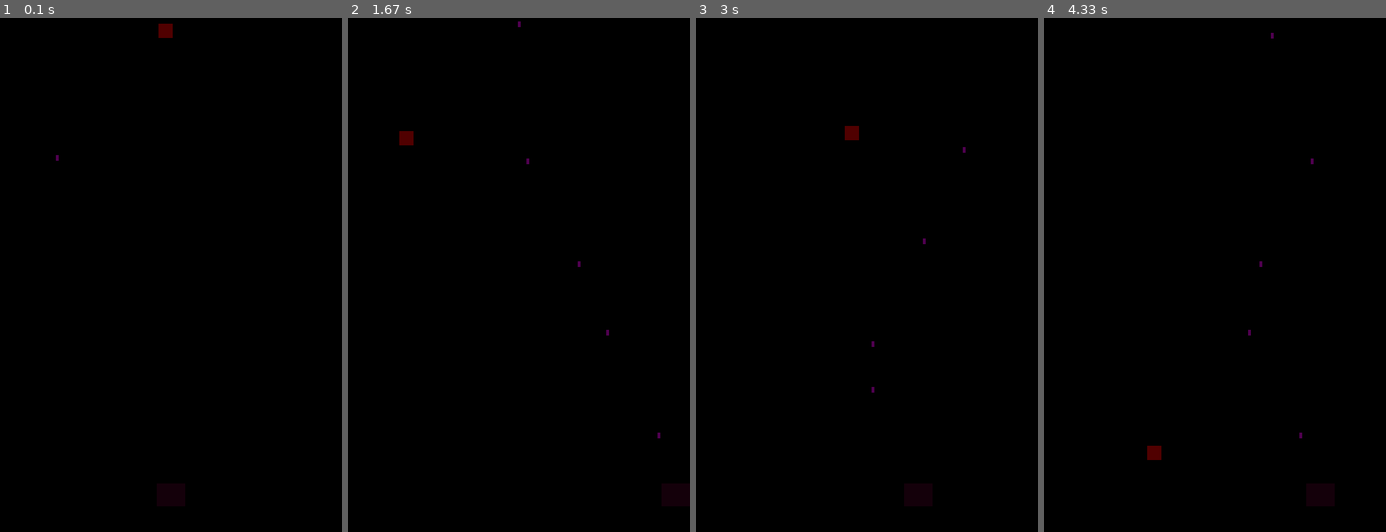
Above: before the commit, frames 1-4 (left to right).
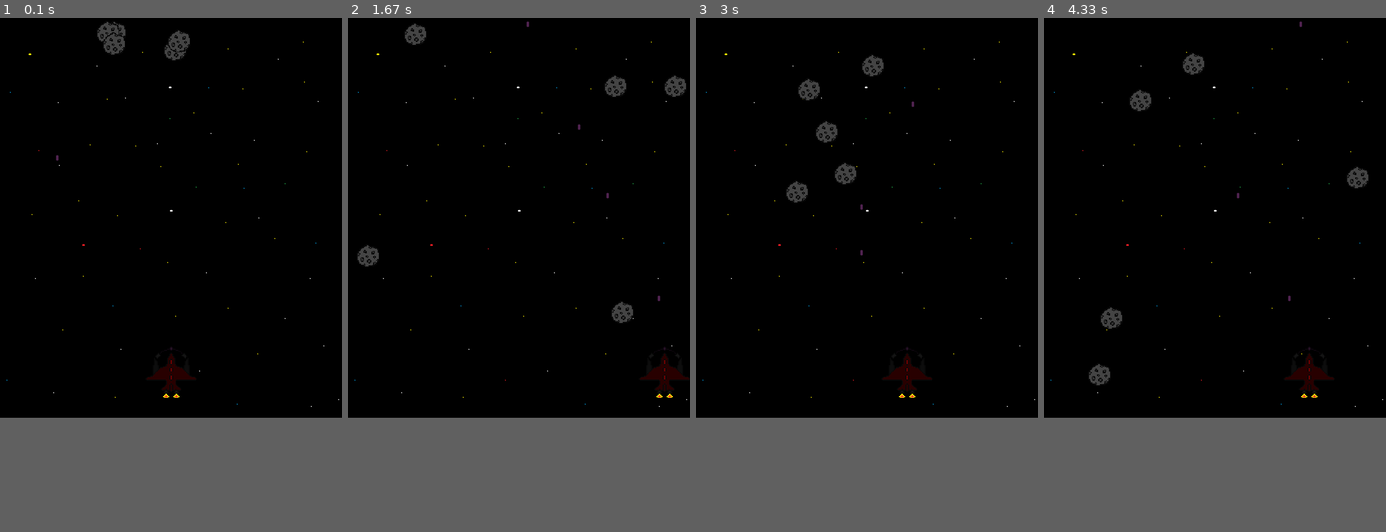
Above: after the commit, the same moments.

Repository: Randomperson999/Python-2020
Game: pygame game, started from shmup/main.py
Same seed, same stepped clock (60 frames per second), same inputs: the game is played once before the commit and once after it.
Inputs:
- Up to frame 1 (0.1 s): no input
- Up to frame 2 (1.67 s): tap Space at 0.33, 0.73, 1.03, 1.23, 1.53 s; hold Right 0.67-1.13 s; hold Right 1.17-1.63 s
- Up to frame 3 (3 s): hold Left 1.67-2.2 s; tap Space at 1.73, 2.03, 2.3, 2.6, 2.73 s; hold Left 2.23-2.63 s; hold Right from 2.67 s (still down)
- Up to frame 4 (4.33 s): tap Space at 3.03, 3.4, 3.7, 3.9, 4.2 s; release Right at 3.3 s; hold Left 3.33-3.8 s; hold Right 3.83-4.3 s
In our replay, the window is 600x900 before the commit and 600x700 after it. These sizes can differ from the game's own. Grey fills any space a smaller window leaves; there, only what the larger window draws over its background counts as a difference.

The runs differ from the first frame. In frame 1, 1.0% of the frame differs, in the area x 1-100%, y 0-76%; in frame 2, 1.4%, in the area x 1-100%, y 0-82%; in frame 3, 1.3%; in frame 4, 1.4%.

Commit message:
aaaaaahhh

Diff:
--- /dev/null
+++ b/PycharmProjects/pythonProject/main.py
@@ -0,0 +1,135 @@
+import pygame as pg
+import random as r
+import math as m
+from os import *
+
+# Game object classes
+#------------------------------
+
+class Player(pg.sprite.Sprite):
+    def __init__(self):
+        super(Player, self).__init__()
+        self.image = pg.Surface((50, 40))
+        self.image.fill(GREEN)
+        self.rect = self.image.get_rect()
+        self.rect.centerx = (WIDTH/2)
+        self.rect.bottom = (HEIGHT-(HEIGHT*.05))
+        self.speedx = 0
+
+    def update(self):
+        self.rect.x += self.speedx
+
+
+class Npc(pg.sprite.Sprite):
+    def __init__(self):
+        super(Npc, self).__init__()
+        self.image = pg.Surface((25,25))
+        self.image.fill(RED)
+        self.rect = self.image.get_rect()
+        self.rect.centerx = (WIDTH / 2)
+        self.rect.top = (0)
+        self.speedy = 0
+
+    def update(self):
+        self.rect.y += self.speedy
+#------------------------------
+
+# Constant
+HEIGHT = 650
+WIDTH = 500
+FPS = 60
+# Colors
+BLACK = (0, 0, 0)
+WHITE = (255, 255, 255)
+RED = (255, 0, 0)
+BLUE = (0, 0, 255)
+GREEN = (0, 255, 0)
+
+# Others
+
+title = "Asteroid Thing"
+
+# initialize pygame and create window
+
+pg.init()
+pg.mixer.init()
+
+screen = pg.display.set_mode((WIDTH, HEIGHT))
+pg.display.set_caption(title)
+clock = pg.time.Clock()
+
+# load imgs
+
+#------------------------------
+
+# create sprite groups
+#------------------------------
+allSprites = pg.sprite.Group()
+playersGroup = pg.sprite.Group()
+npcGroup = pg.sprite.Group()
+#------------------------------
+
+# create Game Objects
+#------------------------------
+player = Player()
+npc = Npc()
+#------------------------------
+
+# add objects tp sprite groups
+#------------------------------
+playersGroup.add(player)
+npcGroup.add(npc)
+
+for i in playersGroup:
+    allSprites.add(i)
+
+for i in npcGroup:
+    allSprites.add(i)
+#------------------------------
+
+# Game Loop
+
+#----------
+
+# game update variables
+playing = True
+#----------
+
+#--------------------
+while playing:
+    # timing
+    # --------------------
+    clock.tick(FPS)
+    # --------------------
+
+    # collecting Input
+    # --------------------
+    # quitting game when closed
+    for event in pg.event.get():
+        if event.type == pg.KEYDOWN:
+            if event.key == pg.K_ESCAPE:
+                playing = False
+        if event.type == pg.QUIT:
+            playing = False
+    # --------------------
+
+    #updates
+    # --------------------
+    allSprites.update()
+    # --------------------
+
+    # render
+    # --------------------
+    screen.fill(BLACK)
+    allSprites.draw(screen)
+
+    pg.display.flip()
+    # --------------------
+
+
+
+
+
+
+
+pg.quit()
--- a/Snake/Snake.py
+++ /dev/null
@@ -1,150 +0,0 @@
-# Caleb Keller
-# Snake Game
-# 2/19/2021
-
-#imports
-
-from tkinter import *
-from PIL import ImageTk, Image
-import random
-import sys
-
-# Classes
-class Cons:
-    BOARD_WIDTH = 500
-    BOARD_HEIGHT = 500
-    DELAY = 100
-    DOT_SIZE = 10
-    MAX_RAND_POS = 27
-
-class Board(Canvas):
-
-    def __init__(self):
-        super(Board, self).__init__(width=Cons.BOARD_WIDTH,
-                                    height=Cons.BOARD_HEIGHT,
-                                    background="black", highlightthickness = 0)
-        self.initGame()
-        self.pack()
-
-    def initGame(self):
-        """initializes game"""
-        self.inGame = True
-        self.dots = 3
-        self.score = 0
-
-        # variables used to move snake object
-        self.moveX = Cons.DOT_SIZE
-        self.moveY = 0
-
-        # starting apple coordinates
-        self.appleX = 100
-        self.appleY = 190
-
-        # load images
-        self.loadImages()
-        # create Game objects
-        self.createObjects()
-        # place apple on screen
-        self.locateApple()
-        # Check if key is pressed
-        self.bind_all("<Key>", self.onKeyPressed)
-        self.after(Cons.DELAY, self.onTimer)
-
-
-    def onTimer(self):
-        '''creates a game cycle each timer event'''
-        self.drawScore()
-        self.checkCollision()
-        if self.inGame == True:
-            self.checkAppleCollision()
-            self.moveSnake()
-            self.after(Cons.DELAY, self.onTimer)
-        else:
-            self.gameOver()
-    def   checkAppleCollision(self):
-        pass
-
-    def gameOver(self):
-        pass
-
-    def checkCollision(self):
-        pass
-
-    def drawScore(self):
-        pass
-
-    def moveSnake(self):
-        pass
-
-    def onKeyPressed(self, e):
-        """controls direction variables with cursor keys"""
-        key = e.keysym
-        LEFT_CURSOR_KEY = "Left"
-        RIGHT_CURSOR_KEY = "Right"
-        UP_CURSOR_KEY = "Up"
-        DOWN_CURSOR_KEY = "Down"
-        if key == LEFT_CURSOR_KEY and self.moveX <= 0:
-            self.moveX = -Cons.DOT_SIZE
-            self.moveY= 0
-        if key == RIGHT_CURSOR_KEY and self.moveX >= 0:
-            self.moveX = Cons.DOT_SIZE
-            self.moveY= 0
-        if key == UP_CURSOR_KEY and self.moveY <= 0:
-            self.moveX = 0
-            self.moveY= -Cons.DOT_SIZE
-        if key == DOWN_CURSOR_KEY and self.moveY >=0:
-            self.moveX = 0
-            self.moveY= Cons.DOT_SIZE
-
-    def loadImages(self):
-        """load images from the disk"""
-        try:
-            self.ibody = Image.open("imgs/Body.png")
-            self.ihead = Image.open("imgs/Head.png")
-            self.iapple = Image.open("imgs/Apple.png")
-            self.body = ImageTk.PhotoImage(self.ibody)
-            self.head = ImageTk.PhotoImage(self.ihead)
-            self.apple = ImageTk.PhotoImage(self.iapple)
-
-        except IOError as e:
-            print(e)
-            sys.exit(1)
-    def createObjects(self):
-        """creates objects on Canvas"""
-        self.create_text(30, 10, text="Score {0}".format(self.score),
-                         tag="score", fill = "white")
-        self.create_image(self.appleX, self.appleY, image = self.apple,
-                          anchor = NW, tag="apple")
-        self.create_image(50, 50, image = self.head,
-                          anchor = NW, tag="head")
-        self.create_image(30, 50, image = self.body,
-                          anchor = NW, tag="body")
-        self.create_image(40, 50, image = self.body,
-                          anchor = NW, tag="body")
-
-
-    def locateApple(self):
-        """places the apple object on Canvas"""
-        apple=self.find_withtag("apple")
-        self.delete(apple[0])
-        r = random.randint(0, Cons.MAX_RAND_POS)
-        self.appleX = r * Cons.DOT_SIZE
-        r = random.randint(0, Cons.MAX_RAND_POS)
-        self.appleX =  r * Cons.DOT_SIZE
-
-        self.create_image(self.appleX, self.appleY, anchor=NW,
-                          image=self.apple, tag ="apple")
-
-class Snake(Frame):
-    def __init__(self, master):
-        super(Snake, self).__init__(master)
-        self.master.title("Snake Ripoff")
-        self.board = Board()
-        self.pack()
-
-def main():
-    root = Tk()
-    snake = Snake(root)
-    root.mainloop()
-
-main()
--- a/shmup/main.py
+++ b/shmup/main.py
@@ -1,18 +1,55 @@
+# Caleb Keller
+# 3/12/2021
+# Asteroid like game
 import pygame as pg
 import random as r
 import math
 import Colors as c
 from os import *
 
+# Game Constants
+####################################################################
+HEIGHT = 700
+WIDTH = 600
+FPS = 60
+
+
+title = "Shmup"
+
+####################################################################
+
+# Folders
+####################################################################
+game_folder = path.dirname(__file__)
+imgs_folder = path.join(game_folder, "images")
+player_imgs_folder = path.join(imgs_folder, "player")
+enemy_imgs_folder = path.join(imgs_folder, "enemy")
+bg_folder = path.join(imgs_folder, "background")
+scores_folder = path.join(game_folder, "scores")
+sounds_folder = path.join(game_folder, "sounds")
+####################################################################
+# initialize pygame and create window
+####################################################################
+pg.init()
+pg.mixer.init()
+
+screen = pg.display.set_mode((WIDTH, HEIGHT))
+pg.display.set_caption(title)
+clock = pg.time.Clock()
+####################################################################
 
 # Game object classes
 ####################################################################
+
 
 class Player(pg.sprite.Sprite):
     def __init__(self):
         super(Player, self).__init__()
-        self.image = pg.Surface((50, 40))
-        self.image.fill(c.DARK_PURPLE)
+        # self.image = pg.Surface((50, 40))
+        # self.image.fill(c.DARK_PURPLE)
+        self.image = playerImg
+        self.image = pg.transform.scale(self.image, (90, 90))
+        self.image.set_colorkey(c.BLACK)
         self.rect = self.image.get_rect()
         self.rect.centerx = (WIDTH / 2)
         self.rect.bottom = (HEIGHT - (HEIGHT * .05))
@@ -55,8 +92,11 @@
 class Bullet(pg.sprite.Sprite):
     def __init__(self, x, y):
         super(Bullet, self).__init__()
-        self.image = pg.Surface((5, 10))
-        self.image.fill(c.PURPLE)
+        # self.image = pg.Surface((5, 10))
+        # self.image.fill(c.PURPLE)
+        self.image = bulletImg
+        self.image = pg.transform.scale(self.image, (5, 10))
+        self.image.set_colorkey(c.BLACK)
         self.rect = self.image.get_rect()
         self.rect.bottom = y
         self.rect.centerx = x
@@ -68,13 +108,19 @@
             self.kill()
             # print("kill")
 
+
 class NPC(pg.sprite.Sprite):
     def __init__(self):
         super(NPC, self).__init__()
-        self.image = pg.Surface((25, 25))
-        self.image.fill(c.DARK_RED)
+        # self.image = pg.Surface((25, 25))
+        # self.image.fill(c.DARK_RED)
+        self.image = mpcImg
+        self.image = pg.transform.scale(self.image, (40, 40))
+        self.image.set_colorkey(c.BLACK)
         self.rect = self.image.get_rect()
-        self.rect.centerx = (WIDTH / 2)
+        self.radius = int(self.rect.width*.75 /2)
+        # pg.draw.circle(self.image, c.RED, self.rect.center, self.radius)
+        self.rect.centerx = ((WIDTH / 2)+r.randint(-100, 100))
         self.rect.top = (0)
         self.speedy = r.randint(1, 8)
         self.speedx = r.randint(-3, 3)
@@ -99,7 +145,7 @@
         if self.rect.bottom > HEIGHT:
             self.rect.top = 0
             self.rect.centerx = r.randint(10, 550)
-            self.speedy = r.randint(2, 5)
+            self.speedy = r.randint(1, 3)
             self.speedx = r.randint(-3, 3)
         # if self.rect.top < 0:
         #     self.rect.top = 0
@@ -116,32 +162,14 @@
     #     self.screenWrap()
 
 ####################################################################
-
-
-# Game Constants
-####################################################################
-HEIGHT = 900
-WIDTH = 600
-FPS = 60
-
-
-title = "Shmup"
-
-####################################################################
-
-# initialize pygame and create window
-####################################################################
-pg.init()
-pg.mixer.init()
-
-screen = pg.display.set_mode((WIDTH, HEIGHT))
-pg.display.set_caption(title)
-clock = pg.time.Clock()
-####################################################################
-
 # load imgs
 ####################################################################
-
+# I haven't made these yet, so it won't work.
+background = pg.image.load(path.join(bg_folder, "bg.png")).convert()
+bgRect = background.get_rect()
+playerImg = pg.image.load(path.join(player_imgs_folder, "player.png")).convert()
+mpcImg = pg.image.load(path.join(enemy_imgs_folder, "asteroid.png")).convert()
+bulletImg = pg.image.load(path.join(player_imgs_folder, "bullet.png")).convert()
 ####################################################################
 
 # create Sprite groups
@@ -156,9 +184,9 @@
 ####################################################################
 player = Player()
 npc = NPC()
-# for i in range(10):
-#     npc = NPC()
-#     npc_group.add(npc)
+for i in range(5):
+    npc = NPC()
+    npc_group.add(npc)
 bullet = Bullet(100, WIDTH/2)
 ####################################################################
 
@@ -176,7 +204,7 @@
     all_sprites.add(i)
 ####################################################################
 
-
+fails = 0
 # Game Loop
 ###################
 # game update Variables
@@ -198,7 +226,7 @@
     for event in pg.event.get():
         if event.type == pg.KEYDOWN:
             if event.key == pg.K_SPACE:
-                player.shoot( )
+                player.shoot()
             if event.key == pg.K_ESCAPE:
                 playing = False
         if event.type == pg.QUIT:
@@ -210,10 +238,14 @@
     all_sprites.update()
 
     # if npc hits plyr
-    hits = pg.sprite.spritecollide(player, npc_group, False)
+    hits = pg.sprite.spritecollide(player, npc_group, True)
+    # hits = pg.sprite.spritecollide(player, npc_group, True, pg.sprite.collide_circle())
+
     if hits:
-        playing = False
+        # playing = False
         npc.spawn()
+        fails += 1
+        print("B A D : "+str(fails))
     # if bullet hits npc
     hits = pg.sprite.groupcollide(npc_group, bullet_group, True, True)
     for hit in hits:
@@ -223,6 +255,7 @@
     ##################################################
 
     screen.fill(c.BLACK)
+    screen.blit(background, bgRect)
     all_sprites.draw(screen)
 
     pg.display.flip()
@@ -231,7 +264,3 @@
 pg.quit()
 ################################################################
 #####################
-
-# # # R U L E S # # #
-# a certain number of ships kills you.
-# When you destroy all asteroids, a new level starts
--- a/snake/snake.py
+++ /dev/null
@@ -1,150 +0,0 @@
-# Caleb Keller
-# Snake Game
-# 2/19/2021
-
-#imports
-
-from tkinter import *
-from PIL import ImageTk, Image
-import random
-import sys
-
-# Classes
-class Cons:
-    BOARD_WIDTH = 500
-    BOARD_HEIGHT = 500
-    DELAY = 100
-    DOT_SIZE = 10
-    MAX_RAND_POS = 27
-
-class Board(Canvas):
-
-    def __init__(self):
-        super(Board, self).__init__(width=Cons.BOARD_WIDTH,
-                                    height=Cons.BOARD_HEIGHT,
-                                    background="black", highlightthickness = 0)
-        self.initGame()
-        self.pack()
-
-    def initGame(self):
-        """initializes game"""
-        self.inGame = True
-        self.dots = 3
-        self.score = 0
-
-        # variables used to move snake object
-        self.moveX = Cons.DOT_SIZE
-        self.moveY = 0
-
-        # starting apple coordinates
-        self.appleX = 100
-        self.appleY = 190
-
-        # load images
-        self.loadImages()
-        # create Game objects
-        self.createObjects()
-        # place apple on screen
-        self.locateApple()
-        # Check if key is pressed
-        self.bind_all("<Key>", self.onKeyPressed)
-        self.after(Cons.DELAY, self.onTimer)
-
-
-    def onTimer(self):
-        '''creates a game cycle each timer event'''
-        self.drawScore()
-        self.checkCollision()
-        if self.inGame == True:
-            self.checkAppleCollision()
-            self.moveSnake()
-            self.after(Cons.DELAY, self.onTimer)
-        else:
-            self.gameOver()
-    def   checkAppleCollision(self):
-        pass
-
-    def gameOver(self):
-        pass
-
-    def checkCollision(self):
-        pass
-
-    def drawScore(self):
-        pass
-
-    def moveSnake(self):
-        pass
-
-    def onKeyPressed(self, e):
-        """controls direction variables with cursor keys"""
-        key = e.keysym
-        LEFT_CURSOR_KEY = "Left"
-        RIGHT_CURSOR_KEY = "Right"
-        UP_CURSOR_KEY = "Up"
-        DOWN_CURSOR_KEY = "Down"
-        if key == LEFT_CURSOR_KEY and self.moveX <= 0:
-            self.moveX = -Cons.DOT_SIZE
-            self.moveY= 0
-        if key == RIGHT_CURSOR_KEY and self.moveX >= 0:
-            self.moveX = Cons.DOT_SIZE
-            self.moveY= 0
-        if key == UP_CURSOR_KEY and self.moveY <= 0:
-            self.moveX = 0
-            self.moveY= -Cons.DOT_SIZE
-        if key == DOWN_CURSOR_KEY and self.moveY >=0:
-            self.moveX = 0
-            self.moveY= Cons.DOT_SIZE
-
-    def loadImages(self):
-        """load images from the disk"""
-        try:
-            self.ibody = Image.open("imgs/Body.png")
-            self.ihead = Image.open("imgs/Head.png")
-            self.iapple = Image.open("imgs/Apple.png")
-            self.body = ImageTk.PhotoImage(self.ibody)
-            self.head = ImageTk.PhotoImage(self.ihead)
-            self.apple = ImageTk.PhotoImage(self.iapple)
-
-        except IOError as e:
-            print(e)
-            sys.exit(1)
-    def createObjects(self):
-        """creates objects on Canvas"""
-        self.create_text(30, 10, text="Score {0}".format(self.score),
-                         tag="score", fill = "white")
-        self.create_image(self.appleX, self.appleY, image = self.apple,
-                          anchor = NW, tag="apple")
-        self.create_image(50, 50, image = self.head,
-                          anchor = NW, tag="head")
-        self.create_image(30, 50, image = self.body,
-                          anchor = NW, tag="body")
-        self.create_image(40, 50, image = self.body,
-                          anchor = NW, tag="body")
-
-
-    def locateApple(self):
-        """places the apple object on Canvas"""
-        apple=self.find_withtag("apple")
-        self.delete(apple[0])
-        r = random.randint(0, Cons.MAX_RAND_POS)
-        self.appleX = r * Cons.DOT_SIZE
-        r = random.randint(0, Cons.MAX_RAND_POS)
-        self.appleX =  r * Cons.DOT_SIZE
-
-        self.create_image(self.appleX, self.appleY, anchor=NW,
-                          image=self.apple, tag ="apple")
-
-class Snake(Frame):
-    def __init__(self, master):
-        super(Snake, self).__init__(master)
-        self.master.title("Snake Ripoff")
-        self.board = Board()
-        self.pack()
-
-def main():
-    root = Tk()
-    snake = Snake(root)
-    root.mainloop()
-
-main()
Binary file removed: Snake/imgs/Apple.png
Binary file removed: Snake/imgs/Body.png
Binary file removed: Snake/imgs/Head.png
Binary file added: shmup/images/background/bg.png
Binary file added: shmup/images/enemy/asteroid.png
Binary file added: shmup/images/player/bullet.png
Binary file added: shmup/images/player/player.png
Binary file removed: snake/images/apple.png
Binary file removed: snake/images/body.png
Binary file removed: snake/images/head.png
